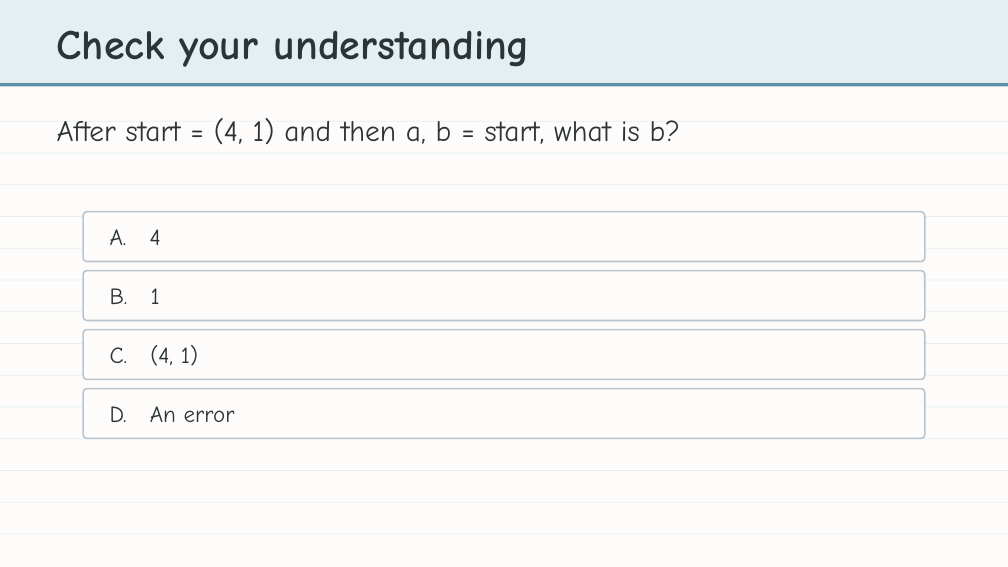
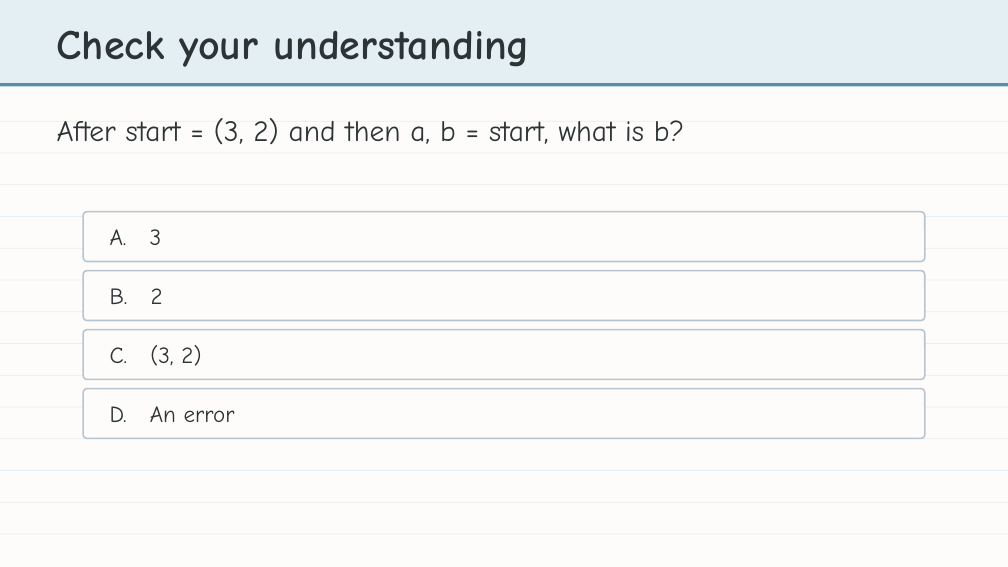
Before and after one commit to bradamiller/LearningPython, a slide deck: slide 10 of static/slides/module-04-manhattan/lesson-02-tuples.pptx. Drawn at 1008x567 pixels with LibreOffice and Linux fonts; fonts in the diff are those of the drawing. Boxes give left, top, right and bottom in pixels: in the first picture for what was removed or moved away, otherwise in the second. Text is boxed around its words. In the diff, an @@ line names an element or a change of style, - is before the commit and + after.

```diff
--- a/static/slides/module-04-manhattan/lesson-02-tuples.pptx
+++ b/static/slides/module-04-manhattan/lesson-02-tuples.pptx
@@ text at [57, 118, 684, 144]: text changed @@
-After start = (4, 1) and then a, b = start, what is b?
+After start = (3, 2) and then a, b = start, what is b?
@@ text at [110, 229, 162, 245]: text changed @@
-A. 4
+A. 3
@@ text at [110, 288, 163, 304]: text changed @@
-B. 1
+B. 2
@@ text at [110, 345, 201, 366]: text changed @@
-C. (4, 1)
+C. (3, 2)
```
Also in this commit, not shown: 8 other slides changed, 11 other files.
